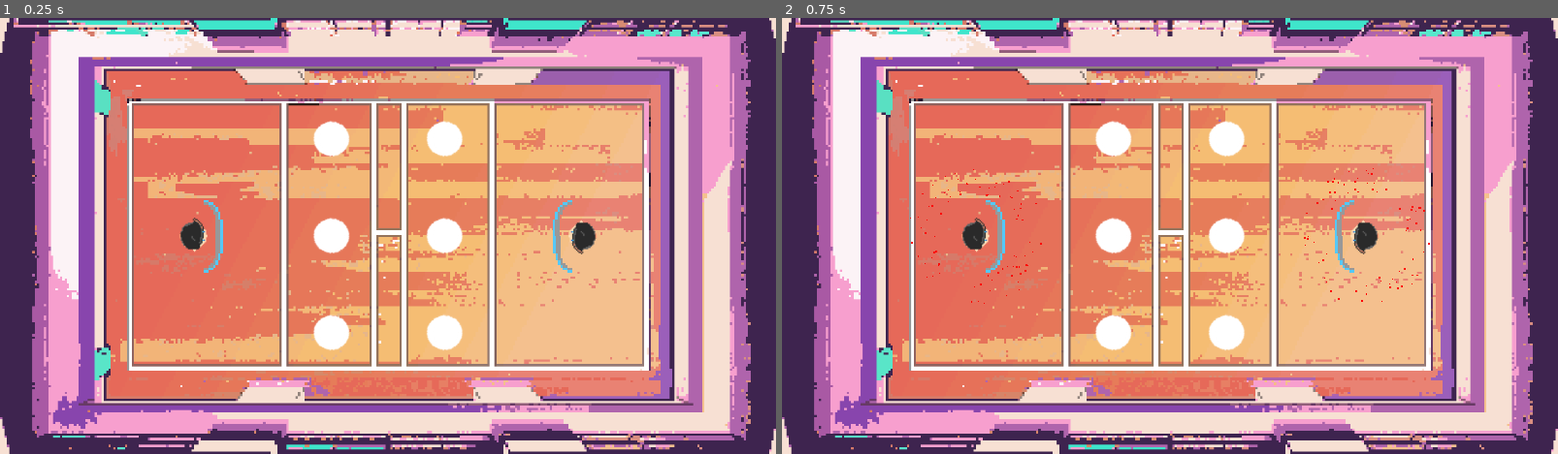
Above: before the commit, frames 1-2 (left to right).
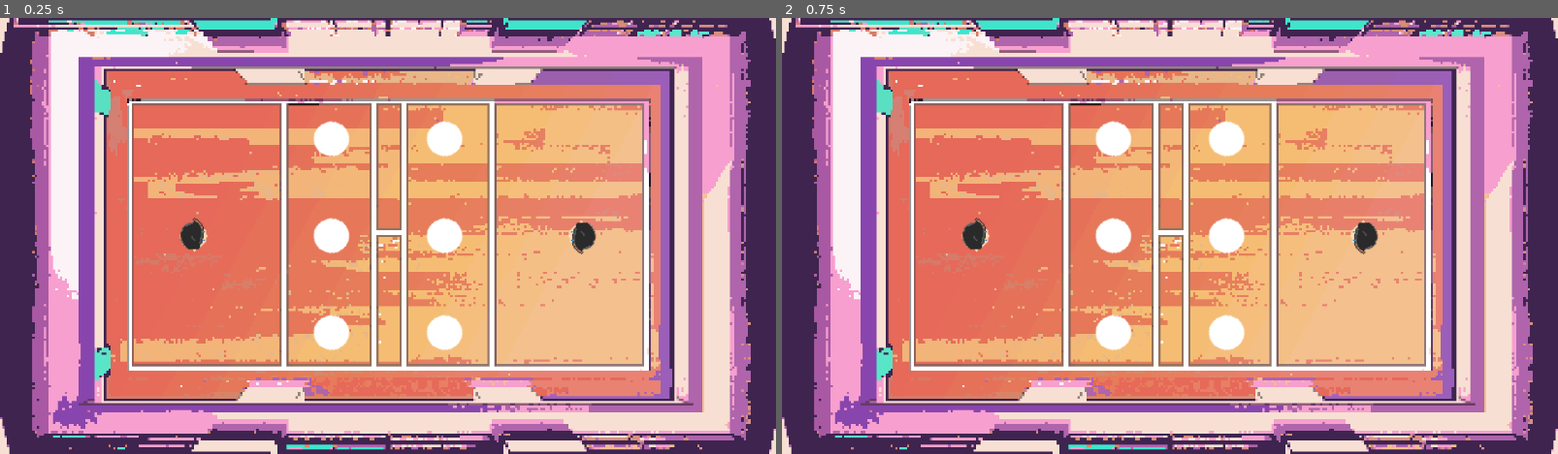
Above: after the commit, the same moments.

Repository: blongty/dodgeballics167
Game: Godot game, scene res://levels/level/Dodgeballistic.tscn
Two runs of this game, one before a commit and one after it. Both use one fixed random seed, a clock stepped at 60 frames per second and the inputs below.
Inputs (mouse positions are in pixels of both pictures, inside the frame that each line leads up to):
- Up to frame 1 (0.25 s): no input
- Up to frame 2 (0.75 s): tap Enter at 0.5 s; move the mouse to (1340, 214) at 0.52 s; press the mouse at (1340, 214) at 0.53 s; hold D (MOVE_RIGHT) from 0.53 s (still down); tap E (INTERACT) at 0.6 s

The runs differ from the first frame. In frame 1, 0.3% of the frame differs, in the area x 26-74%, y 41-59%; in frame 2, 0.4%, in the area x 16-84%, y 34-66%.
Error before the commit: Parse Error: Unexpected indentation. (res://components/objects/Player/Player.gd:158)

Commit message:
Player can now slap balls

Diff:
--- a/components/objects/Player/Death.gd
+++ b/components/objects/Player/Death.gd
@@ -11,13 +11,7 @@
 	pass # Replace with function body.
 
 func _input(event):
-	if event is InputEventKey:
-		if event.is_pressed() and event.get_scancode() == KEY_E:
-
-			set_emitting(true)
-
-		elif event.is_pressed() and event.get_scancode() == KEY_SPACE:
-			queue_free()
+	pass
 
 
 # Called every frame. 'delta' is the elapsed time since the previous frame.
--- a/components/objects/Player/Player.gd
+++ b/components/objects/Player/Player.gd
@@ -1,58 +1,32 @@
 extends KinematicBody2D
 
-#var sound1 = AudioStreamPlayer.new()
-#var speed = 0
-#var timer = 0
-##var in_range = 0
-#var cool_down = 0
-#var temp  = 0;
+
+export(int) var player_id
+export(int) var move_speed = 400
+export(float, 0, 1, 0.05) var joy_deadzone = 0.2
+export(float) var slap_power = 1000
+export(float) var slap_cooldown = 0.5
+
 var motion = Vector2()
-#export var max_snowballcount = 3
-#export var init_snowballcount = 3
-#var snowballcount
-#export (PackedScene) var bullet
-#export (PackedScene) var aim
-export (PackedScene) var snowp
-export (int) var player_id
-#export (float, 0, 1, .01) var axis_deadzone
-#onready var firepoint = get_node("firepoint")
-
 var canInteract = false
 var interactables = []
-#var hasSnow = false
-#var full_ammo
 var last_motion = Vector2(200, 0)
-export (int) var move_speed = 400
-export (float, 0, 1, 0.05) var joy_deadzone = 0.2
-var aiming = false
-
 var blocker
 var blocker_sprite
+var slap_controller
+var blocking = false
+var slapping = false
 
 func _ready():
 	blocker = get_node("Block/CollisionShape2D")
 	blocker_sprite = get_node("Block/Sprite")
 	blocker_disable()
-	#add_child(aim.instance())
-	#self.add_child(sound1)
-	#sound1.stream = load("res://catched.mp3")
-	#sound1.play()
-	#snowballcount = init_snowballcount
-
-	#if snowballcount >= max_snowballcount:
-		#full_ammo = true
-	#else:
-		#full_ammo = false
+	slap_controller = get_node("Slap")
 
 func _physics_process(delta):
 	move_and_slide(motion);
 
 func _process(delta):
-	#in_range -= 1
-	#cool_down -= 1
-	#temp -= 1
-	#var bb;
-
 	# Movement
 	# 	Moving requires joystick input beyond deadzone. Due to InputMap limitations, unable to
 	# 	get deadzohne, so manually adjust it in edior when changed in InputMap. Also handles keys.
@@ -81,50 +55,31 @@
 	# Draws trajectory of snowballs when SHOOT* is held down
 	#if snowballcount > 0:
 	#blocking
-	if Input.is_joy_button_pressed(player_id, JOY_BUTTON_5):
+	if Input.is_joy_button_pressed(player_id, JOY_L2) and not slapping:
 		blocker_enable()
 		motion.y = 0
 		motion.x = 0
 	else:
 		blocker_disable()
-	#		if Input.is_action_pressed("SHOOT") or Input.is_action_pressed("SHOOT_BY_MOUSE"):
-	#			draw_trajectory()
+
+	if Input.is_joy_button_pressed(player_id, JOY_R2) and not blocking:
+		slap()
+
+
+func slap():
+	slapping = true
+	slap_controller.slap(slap_power, slap_cooldown)
 
 func blocker_enable():
+	blocking = true
 	blocker_sprite.visible = true
 	blocker.disabled = false
 
 func blocker_disable():
+	blocking = false
 	blocker_sprite.visible = false
 	blocker.disabled = true
 	# Placeholder
-	#if (Input.is_action_just_pressed("CATCH") and in_range > 0 and cool_down <= 0):
-	#	in_range = 0
-	#	snowballcount += 1
-	#	sound1.play()
-	#	pass
-
-	#if (Input.is_action_just_released("SHOOT_BY_MOUSE") and Input.is_action_just_released("SHOOT")):
-	#	print(Input.is_action_just_released("SHOOT_BY_MOUSE"))
-
-	# Interacting with object
-	#if Input.is_action_just_pressed("INTERACT"):
-	#	if canInteract:
-	#		get_closest_interactable().interact()
-			#print_debug(snowballcount)
-	#	else:
-	#		if hasSnow == true and interactables.empty() == true :
-	#			var sn
-	#			sn = snowp.instance()
-	#			sn.position = position
-	#			get_tree().get_root().get_node("Node2D").add_child(sn)
-	#			sn.get_node("CollisionShape2D").free()
-	#			hasSnow = false
-
-
-
-
-
 
 func get_closest_interactable():
 	var closest_obj
@@ -137,107 +92,11 @@
 
 	return closest_obj
 
-#func block():
-
-#func _input(event):
-	# When releasing SHOOT* button, fires a snowball into the scene.
-	# 	Will aim with the right analog stick, though when centered within deadzones
-	#	it will fire in current direction. If mouse will fire at mouse.
-	#	With limitations of Input object, we must create another InputEventAction
-	#	that seperates regular SHOOT and SHOOT_BY_MOUSE
-	#var bb
-	#if event.get_device() == player_id:
-		#if event.is_action_released("SHOOT") or event.is_action_released("SHOOT_BY_MOUSE"):
-			#if snowballcount > 0:
-			#	full_ammo = false
-				#cool_down = 100
-			#	bb = bullet.instance()
-			#	bb.position = position
-			#	bb.pid_owner = player_id
-
-				#if abs(Input.get_joy_axis(player_id, JOY_AXIS_2)) > joy_deadzone or \
-	  			#  abs(Input.get_joy_axis(player_id, JOY_AXIS_3)) > joy_deadzone:
-				#	bb.set_direction_offset(Vector2(Input.get_joy_axis(get_player_id(), JOY_AXIS_2), Input.get_joy_axis(get_player_id(), JOY_AXIS_3)))
-				#elif !using_r_stick() and not Input.is_action_just_released("SHOOT_BY_MOUSE"):
-				#else:
-					#if motion != Vector2.ZERO:
-					#	bb.set_direction_offset(motion)
-					#	last_motion = motion
-					#else:
-						#bb.set_direction_offset(last_motion)
-#				elif Input.is_action_just_released("SHOOT_BY_MOUSE"):
-#					bb.set_direction_absolute(get_global_mouse_position())
-#
-				# Add snowball to scene and fire
-			#	get_tree().get_root().get_node("Node2D").add_child(bb)
-			#	print(bb.get_path())
-				#print(get_path)
-			#	snowballcount -= 1
-
-#func draw_trajectory():
-	# Create an aim object at this object's current position
-	# Also passes to the aim object it's prefered direction, checking
-	# to see if using analog or just mouse
-	#var bb
-	#bb = aim.instance()
-	#bb.position = position
-	#bb.pid_owner = player_id
-
-	#if abs(Input.get_joy_axis(player_id, JOY_AXIS_2)) > joy_deadzone or \
-	  #abs(Input.get_joy_axis(player_id, JOY_AXIS_3)) > joy_deadzone:
-		#bb.set_direction_offset(Vector2(Input.get_joy_axis(get_player_id(), JOY_AXIS_2), Input.get_joy_axis(get_player_id(), JOY_AXIS_3)))
-#	elif not using_r_stick() and not Input.is_mouse_button_pressed(BUTTON_LEFT):
-	#else:
-		#if motion != Vector2.ZERO:
-			#bb.set_direction_offset(motion)
-			#last_motion = motion
-		#else:
-			#bb.set_direction_offset(last_motion)
-#	elif Input.is_mouse_button_pressed(BUTTON_LEFT):
-#		bb.set_direction_absolute(get_global_mouse_position())
-
-	# Adds to the scene and draws it
-	#get_tree().get_root().get_node("Node2D").add_child(bb)
-
-#func _on_snowball_enter(area : Area2D):
-	# If within generator or snowpile
-	#if area.collision_layer == 16 or area.collision_layer == 64:
-		#interactables.append(area.get_parent())
-		#canInteract = true
-	# If within incoming snowball and gets hit by
-	#elif area.collision_layer == 2 and area.get_parent().get_pid_owner() != player_id:
-		#add_snowballcount(1)
-	# No idea wtf this is
-	#else:
-		#in_range = 100
-
-#func _on_Area2D_area_exited(area):
-	#if area.collision_layer == 16 or area.collision_layer == 64:
-		#interactables.erase(area.get_parent())
-		#if interactables.empty():
-			#canInteract = false
-
-#func add_snowballcount(amount):
-	#snowballcount += amount
-	#if snowballcount > max_snowballcount:
-		#full_ammo = true
-		#var overflow = snowballcount - max_snowballcount
-		#snowballcount = max_snowballcount
-		#return overflow
-
-	#return 0
-
 func get_player_id():
 	return player_id
 
 func get_player_id_str():
 	return str(player_id)
-
-#func get_snowballcount():
-	#return snowballcount
-
-#func get_max_snowballcount():
-	#return max_snowballcount
 
 func using_r_stick():
 	# Though inaccurate, this function actually checks to see if satisfies
@@ -252,3 +111,7 @@
 		Input.is_action_pressed("MOVE_DOWN") or \
 		Input.is_action_pressed("MOVE_LEFT") or \
 		Input.is_action_pressed("MOVE_RIGHT")
+
+
+func _on_Slap_animation_finished():
+	slapping = false
--- a/components/objects/Player/Player.tscn
+++ b/components/objects/Player/Player.tscn
@@ -13,6 +13,7 @@
 [ext_resource path="res://components/objects/Player/slap/008.png" type="Texture" id=11]
 [ext_resource path="res://components/objects/Player/block/block.png" type="Texture" id=12]
 [ext_resource path="res://components/objects/Player/Death.tscn" type="PackedScene" id=13]
+[ext_resource path="res://components/objects/Player/SlapController.gd" type="Script" id=14]
 
 [sub_resource type="CircleShape2D" id=1]
 radius = 11.6507
@@ -28,10 +29,15 @@
 "speed": 24.0
 } ]
 
-[sub_resource type="RectangleShape2D" id=4]
+[sub_resource type="CapsuleShape2D" id=4]
+radius = 15.0
+
+[sub_resource type="RectangleShape2D" id=5]
 extents = Vector2( 7.87391, 29.9814 )
 
 [node name="Player" type="KinematicBody2D"]
+position = Vector2( 895.969, 526.436 )
+scale = Vector2( 3, 3 )
 collision_mask = 2
 script = ExtResource( 1 )
 __meta__ = {
@@ -56,12 +62,25 @@
 shape = SubResource( 2 )
 
 [node name="Slap" type="AnimatedSprite" parent="."]
-visible = false
 modulate = Color( 0.0352941, 0.796078, 1, 1 )
 self_modulate = Color( 0, 0.929412, 1, 1 )
-position = Vector2( 16, 0 )
+scale = Vector2( 2, 2 )
 frames = SubResource( 3 )
 animation = "Slap"
+frame = 8
+playing = true
+offset = Vector2( 16, 0 )
+script = ExtResource( 14 )
+
+[node name="Timer" type="Timer" parent="Slap"]
+
+[node name="SlapArea" type="Area2D" parent="Slap"]
+collision_layer = 0
+collision_mask = 2
+
+[node name="SlapShape" type="CollisionShape2D" parent="Slap/SlapArea"]
+position = Vector2( 15, 0 )
+shape = SubResource( 4 )
 
 [node name="Block" type="StaticBody2D" parent="."]
 collision_layer = 16
@@ -73,8 +92,12 @@
 
 [node name="CollisionShape2D" type="CollisionShape2D" parent="Block"]
 position = Vector2( 16, 0 )
-shape = SubResource( 4 )
+shape = SubResource( 5 )
 
 [node name="Particles2D" parent="." instance=ExtResource( 13 )]
+scale = Vector2( 0.3, 0.3 )
+lifetime = 1.0
 [connection signal="area_entered" from="Area2D" to="." method="_on_snowball_enter"]
 [connection signal="area_exited" from="Area2D" to="." method="_on_Area2D_area_exited"]
+[connection signal="animation_finished" from="Slap" to="." method="_on_Slap_animation_finished"]
+[connection signal="timeout" from="Slap/Timer" to="Slap" method="_on_Timer_timeout"]
--- /dev/null
+++ b/components/objects/Player/SlapController.gd
@@ -0,0 +1,35 @@
+extends AnimatedSprite
+
+var can_slap = true;
+var timer
+var slap_area
+
+# Called when the node enters the scene tree for the first time.
+func _ready():
+	timer = $Timer
+	timer.set_one_shot(true)
+
+	slap_area = $SlapArea
+
+func slap(power, cooldown):
+	if can_slap:
+		frame = 0
+		play()
+		can_slap = false
+		timer.set_wait_time(cooldown)
+		timer.start()
+
+		var balls = slap_area.get_overlapping_bodies()
+
+		for ball in balls:
+			var vect_dir = get_global_position().direction_to(ball.get_global_position())
+			var dir = atan2(vect_dir.y, vect_dir.x)
+
+			var speed = ball.get_linear_velocity().length()
+			speed += power
+
+			ball.set_linear_velocity(Vector2(speed * cos(dir), speed * sin(dir)))
+
+
+func _on_Timer_timeout():
+	can_slap = true
Not shown: 1 places in components/objects/Player/Player.tscn that only renumber resources
